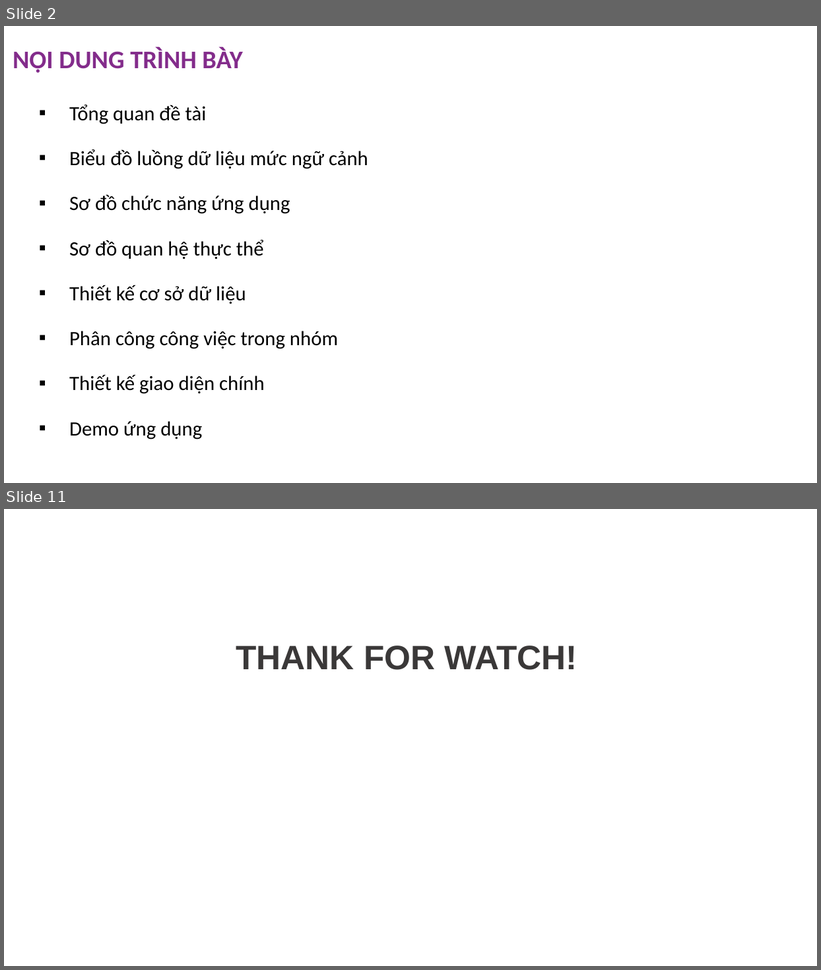
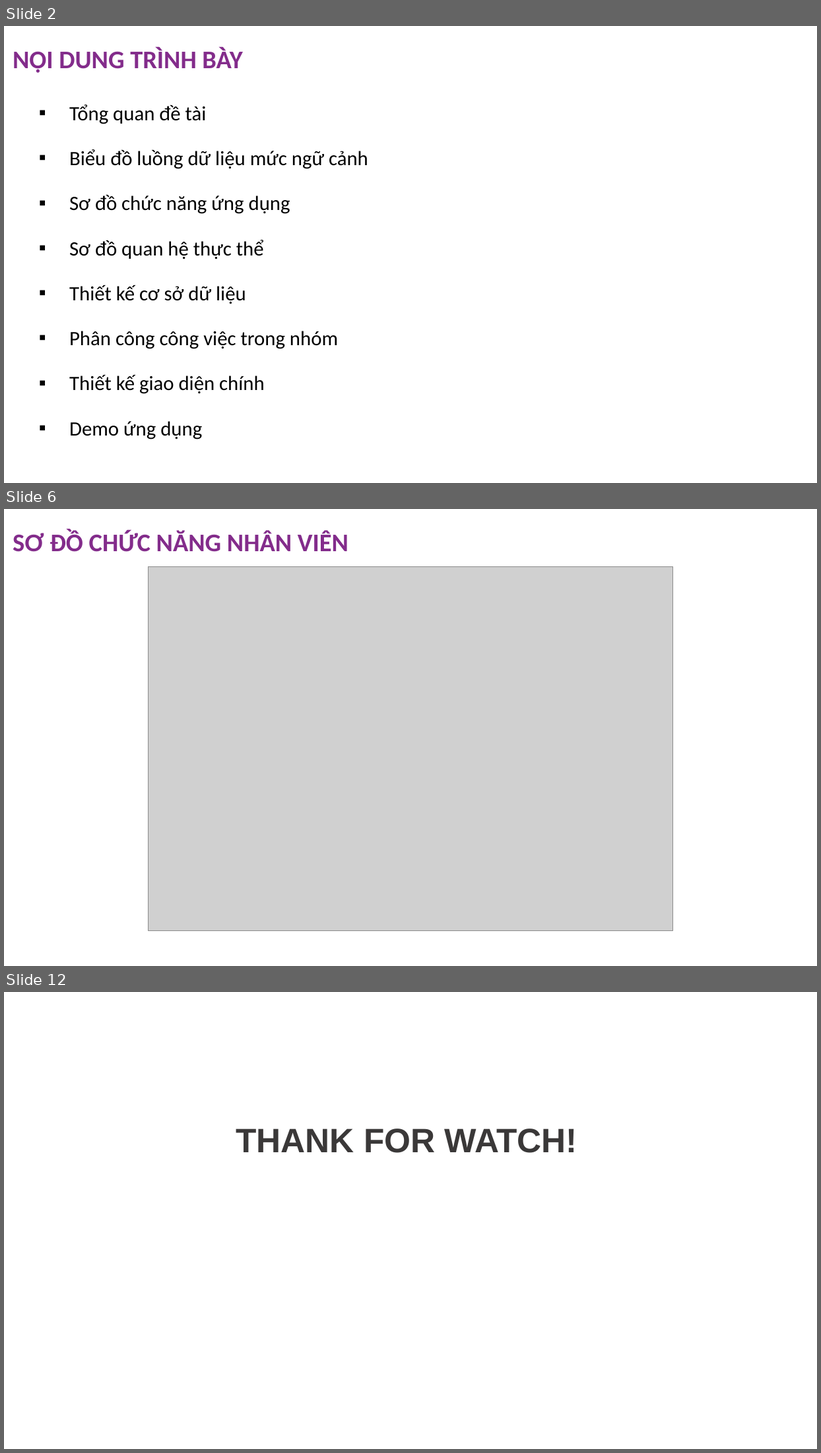
Before and after one commit to anhnmt/csharp-online-banking, a slide deck: Documents/C1905M-Group 1-Online Banking (ADSE).pptx. Shown one above the other, each under a label of ours: slides 2 and 11 before the commit, slides 2, 6 and 12 after it; the slides between them are not shown. The pictures are 821x970 and 821x1453 pixels, drawn with LibreOffice and Linux fonts; fonts in the diff are those of the drawing; grey boxes stand for pictures; background and template pictures are left out. Boxes give left, top, right and bottom in pixels: in the first picture for what was removed or moved away, otherwise in the second. Text is boxed around its words. In the diff, an @@ line names an element or a change of style, - is before the commit and + after.

```diff
--- a/Documents/C1905M-Group 1-Online Banking (ADSE).pptx
+++ b/Documents/C1905M-Group 1-Online Banking (ADSE).pptx
@@ slide 6 added at <box>4,509,817,966</box>, background picture (left out) @@
@@ title added at <box>13,529,349,552</box>, 30 pt, text #832C8B, bold @@
+SƠ ĐỒ CHỨC NĂNG NHÂN VIÊN
@@ picture added at <box>148,567,673,931</box> @@
@@ what was slide 11 is now slide 12 @@
```
Also in this commit, not shown: 4 slides changed, 5 other slides added, 5 slides removed, 3 other files.
